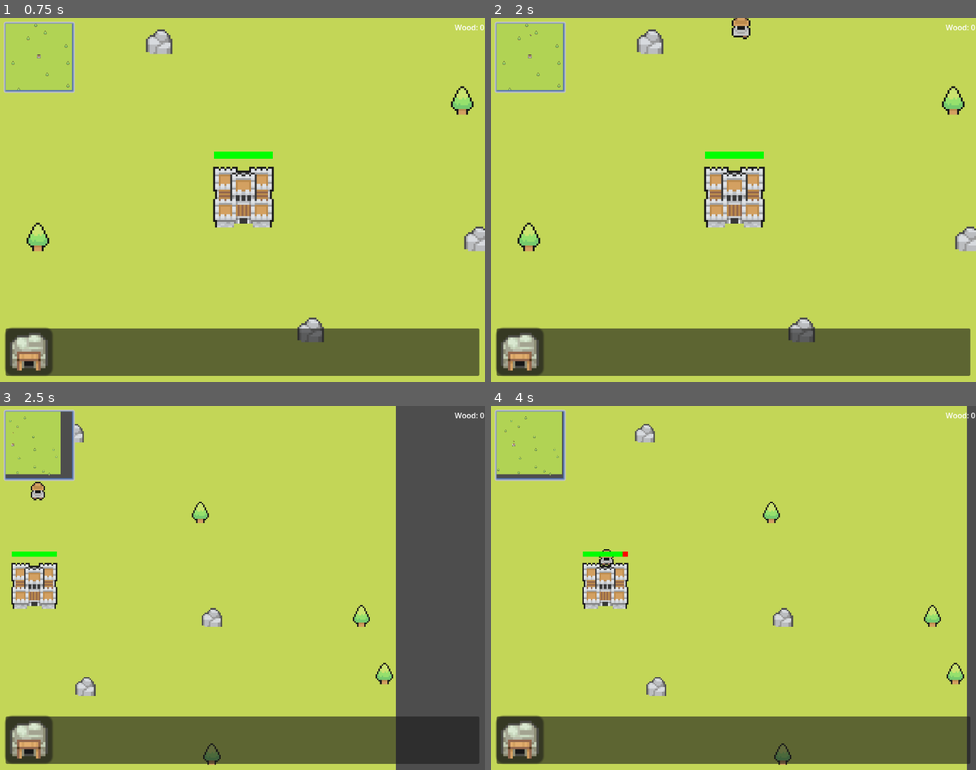
Above: before the commit, frames 1-4 (two rows, left to right).
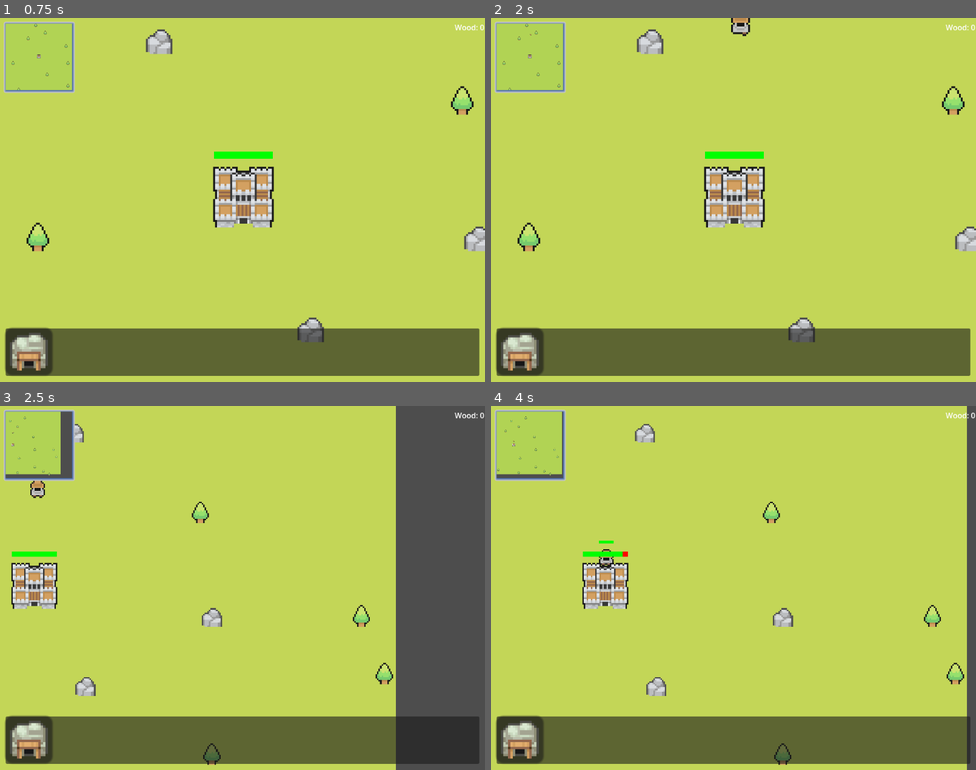
Above: after the commit, the same moments.

Repository: MSchablinger/CastleIO
Game: Godot game, scene res://world.tscn
Same seed, same stepped clock (60 frames per second), same inputs: the game is played once before the commit and once after it.
Inputs (mouse positions are in pixels of both pictures, inside the frame that each line leads up to):
- Up to frame 1 (0.75 s): tap Enter at 0.5 s; drag from (29, 352) to (460, 101) at 0.52 s
- Up to frame 2 (2 s): tap Space at 1.25 s; drag from (636, 218) to (951, 101) at 1.27 s
- Up to frame 3 (2.5 s): move the mouse to (291, 507) at 2.02 s; hold Right (ui_right) from 2.03 s (still down); tap Mouse wheel down (WheelDown) at 2.1 s; click (291, 507) at 2.17 s
- Up to frame 4 (4 s): release Right (ui_right) at 2.75 s; drag from (709, 660) to (592, 755) at 2.77 s; tap Enter at 3.5 s; move the mouse to (879, 642) at 3.52 s; press the mouse at (879, 642) at 3.53 s; hold Left (ui_left) from 3.53 s (still down)

Frame 1 is identical in both runs. In frame 2, 0.2% of the frame differs, in the area x 8-54%, y 0-6%; in frame 3, 0.1%; in frame 4, less than 0.1%.

Commit message:
Manual attacking of enemy and some refactoring

Diff:
--- a/Global/Game.gd
+++ b/Global/Game.gd
@@ -4,7 +4,6 @@
 var stone: int = 0
 var gold: int = 0
 var gold_mine_count: int = 0
-var health: int = 100
 var is_spawn_unit_open: bool = false
 
 var tile_size: int = 16
--- a/Houses/castle_keep.gd
+++ b/Houses/castle_keep.gd
@@ -1,19 +1,7 @@
 extends Node2D
 @onready var progress_bar = $ProgressBar
 
-# Called when the node enters the scene tree for the first time.
-func _ready() -> void:
-	pass # Replace with function body.
-
-
-# Called every frame. 'delta' is the elapsed time since the previous frame.
-func _process(delta: float) -> void:
-	progress_bar.value = Game.health
-	pass
-
 func apply_damage(damage: int):
-	Game.health -= damage
-	if Game.health <= 0:
-		die()
-func die():
-	queue_free()
+	progress_bar.value -= damage
+	if progress_bar.value <= 0:
+		queue_free()
--- a/UI/building_panels/gold_mine_panel.tscn
+++ b/UI/building_panels/gold_mine_panel.tscn
@@ -1,6 +1,6 @@
 [gd_scene load_steps=3 format=3 uid="uid://ikh1kpduawp1"]
 
-[ext_resource type="Script" path="res://gold_mine_panel.gd" id="1_gcp3h"]
+[ext_resource type="Script" path="res://UI/building_panels/gold_mine_panel.gd" id="1_gcp3h"]
 [ext_resource type="Texture2D" uid="uid://c8a2xk58qhk5i" path="res://images/MiniWorldSprites/Buildings/Wood/CaveV2.png" id="2_3wtf7"]
 
 [node name="GoldMinePanel" type="Panel"]
--- a/unit/peasant.gd
+++ b/unit/peasant.gd
@@ -1,8 +1,9 @@
 extends CharacterBody2D
 
-@export var speed: float = 100.0  # Movement speed of the enemy
-@export var attack_damage: int = 10  # Damage dealt to the building per attack
-@export var attack_interval: float = 3.0  # Time between attacks (in seconds)
+var speed: float = 100.0  # Movement speed of the enemy
+var attack_damage: int = 10  # Damage dealt to the building per attack
+var attack_interval: float = 3.0  # Time between attacks (in seconds)
+var health = 100
 
 # Internal variables
 var target_position: Vector2
@@ -12,13 +13,14 @@
 @onready var building = get_parent().get_parent().get_node("Houses/CastleKeep")
 @onready var animation_sprite = $AnimatedSprite2D
 @onready var navigation = $NavigationAgent2D
+@onready var progress_bar = $ProgressBar
 
 func _ready():
 	if building:
 		target_position = building.global_position
 
 func _physics_process(delta: float):
-	if building and not building.is_queued_for_deletion():
+	if building != null and not building.is_queued_for_deletion():
 		navigation.target_position = building.global_position
 	if NavigationServer2D.map_get_iteration_id(navigation.get_navigation_map()) > 0:
 		if navigation.is_target_reachable() and !navigation.is_target_reached():
@@ -29,6 +31,10 @@
 			if can_attack and is_close_to_target():
 				attack_building()
 
+func apply_damage(damage: int):
+	progress_bar.value -= damage
+	if progress_bar.value <= 0:
+		queue_free()
 
 func move_along_path(delta: float):
 	var next_point = navigation.get_next_path_position()
@@ -66,8 +72,13 @@
 			play_animation("down")
 		else:
 			play_animation("up")
+
 func get_attack_animation() -> String:
 	if abs(velocity.x) > abs(velocity.y):
 		return "attack_right" if velocity.x > 0 else "attack_left"
 	else:
 		return "attack_down" if velocity.y > 0 else "attack_up"
+
+func _on_input_event(viewport: Node, event: InputEvent, shape_idx: int) -> void:
+	if event is InputEventMouseButton and event.button_index == 1:
+		apply_damage(10)
--- a/unit/peasant.tscn
+++ b/unit/peasant.tscn
@@ -257,8 +257,15 @@
 [sub_resource type="RectangleShape2D" id="RectangleShape2D_dhjui"]
 size = Vector2(10, 12)
 
+[sub_resource type="StyleBoxFlat" id="StyleBoxFlat_p4oll"]
+bg_color = Color(1, 0, 0, 1)
+
+[sub_resource type="StyleBoxFlat" id="StyleBoxFlat_faxmk"]
+bg_color = Color(0, 1, 0, 1)
+
 [node name="Peasant" type="CharacterBody2D"]
 scale = Vector2(2, 2)
+input_pickable = true
 script = ExtResource("1_oqstg")
 
 [node name="AnimatedSprite2D" type="AnimatedSprite2D" parent="."]
@@ -271,3 +278,15 @@
 [node name="NavigationAgent2D" type="NavigationAgent2D" parent="."]
 target_desired_distance = 40.0
 avoidance_enabled = true
+
+[node name="ProgressBar" type="ProgressBar" parent="."]
+offset_left = -5.0
+offset_top = -12.0
+offset_right = 5.0
+offset_bottom = -10.0
+theme_override_styles/background = SubResource("StyleBoxFlat_p4oll")
+theme_override_styles/fill = SubResource("StyleBoxFlat_faxmk")
+value = 100.0
+show_percentage = false
+
+[connection signal="input_event" from="." to="." method="_on_input_event"]
--- a/world.tscn
+++ b/world.tscn
@@ -53,7 +53,7 @@
 y_sort_enabled = true
 
 [node name="Peasant" parent="Units" instance=ExtResource("6_4rtpu")]
-position = Vector2(532, 13)
+position = Vector2(521, 10)
 
 [node name="Houses" type="Node2D" parent="."]
 y_sort_enabled = true
Renamed: gold_mine_panel.gd -> UI/building_panels/gold_mine_panel.gd
Not shown: 1 places in unit/peasant.tscn that only renumber resources
